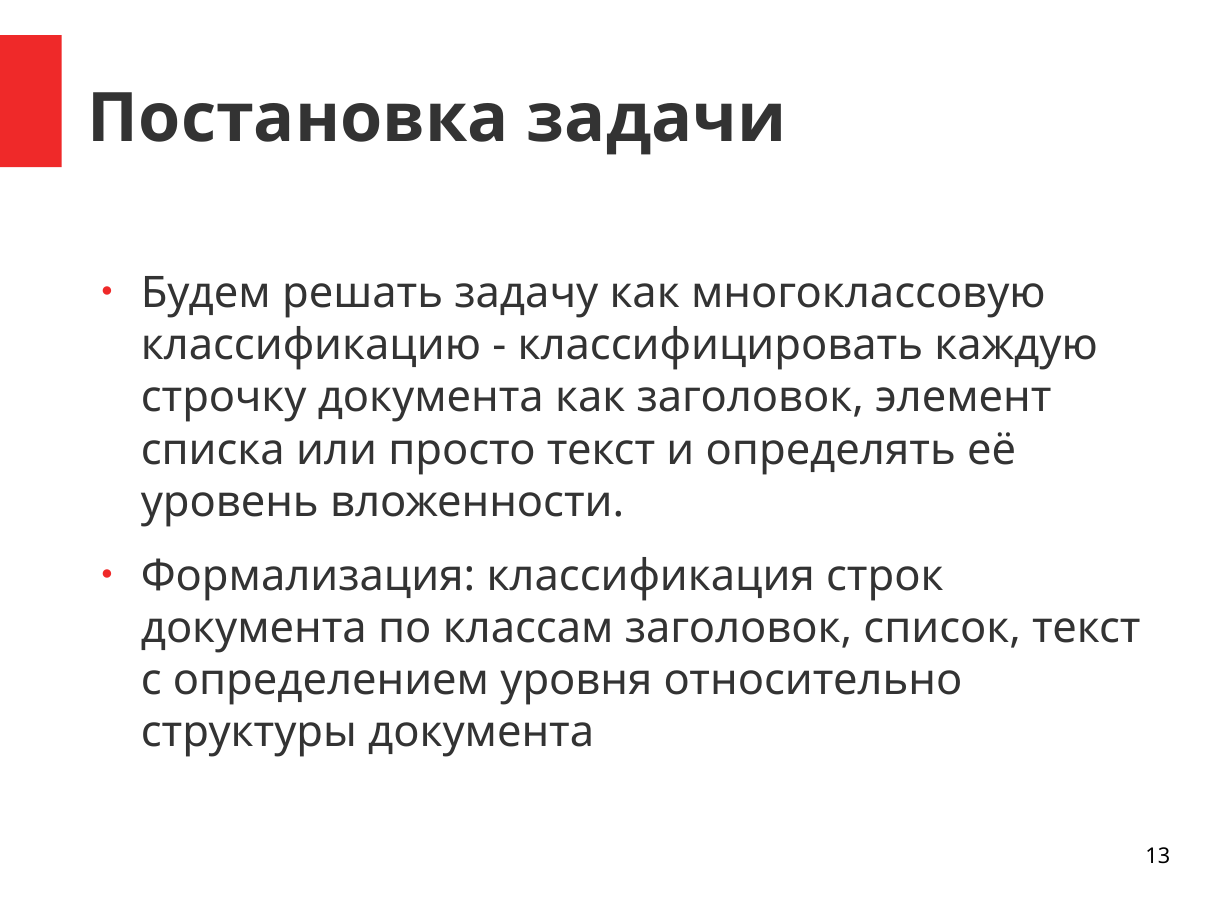
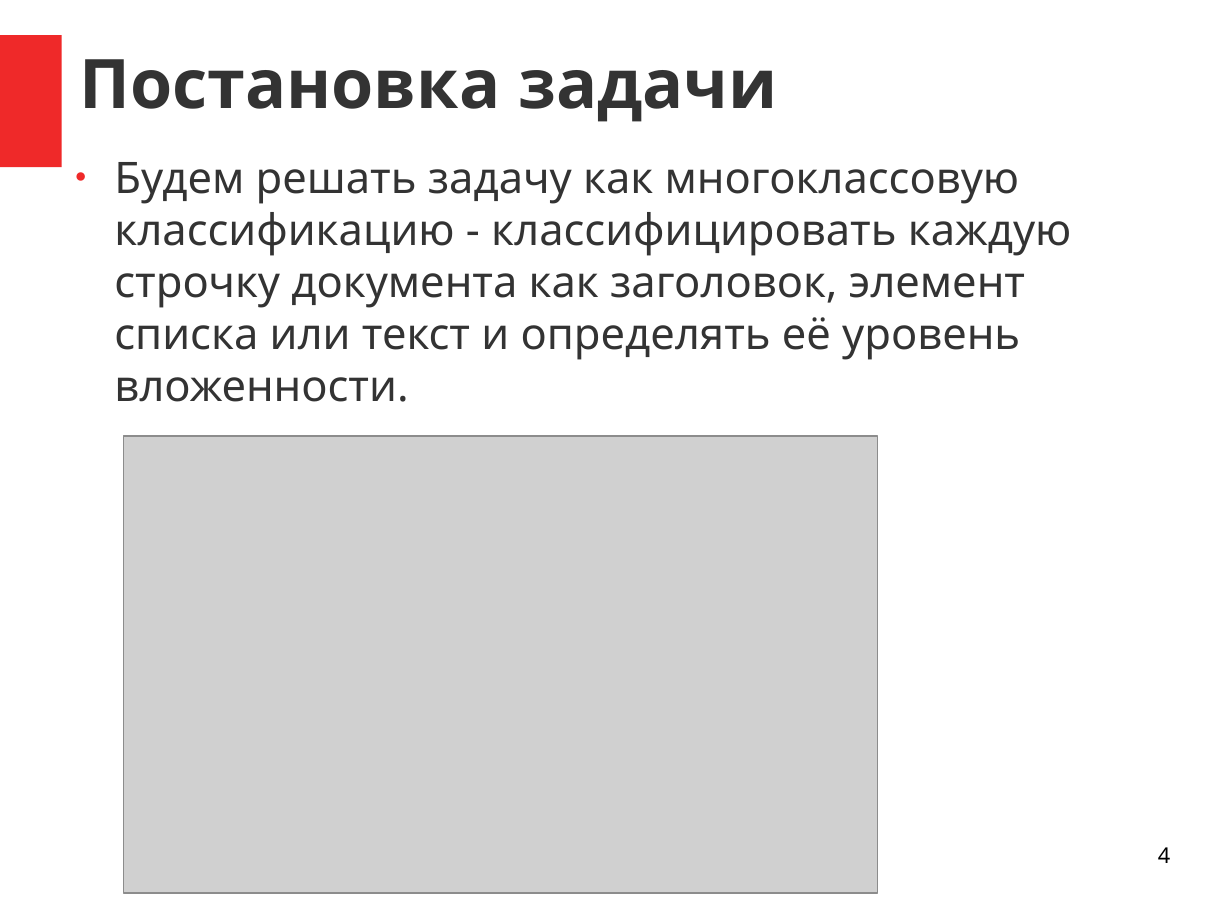
Before and after one commit to NastyBoget/document_structure_extraction, a slide deck: slide 4 of статьи/защита.odp (slide 13 before the commit). Drawn at 1232x924 pixels with LibreOffice and Linux fonts; fonts in the diff are those of the drawing; grey boxes stand for pictures. Boxes give left, top, right and bottom in pixels: in the first picture for what was removed or moved away, otherwise in the second. Text is boxed around its words. In the diff, an @@ line names an element or a change of style, - is before the commit and + after.

```diff
--- a/статьи/защита.odp
+++ b/статьи/защита.odp
@@ title "Постановка задачи" moved from (x1=88, y1=92, x2=787, y2=155) to (x1=79, y1=59, x2=778, y2=122) @@
@@ text at (x1=114, y1=162, x2=1072, y2=402): text changed @@
-● Будем решать задачу как многоклассовую классификацию - классифицировать каждую строчку документа как заголовок, элемент списка или просто текст и определять её уровень вложенности.
-● Формализация: классификация строк документа по классам заголовок, список, текст с определением уровня относительно структуры документа
+● Будем решать задачу как многоклассовую классификацию - классифицировать каждую строчку документа как заголовок, элемент списка или текст и определять её уровень вложенности.
@@ picture added at (x1=123, y1=436, x2=878, y2=893) @@
@@ page number at (x1=1158, y1=847, x2=1170, y2=863): text changed @@
-13
+4
```
Also in this commit, not shown: 8 other slides changed, 2 slides added, 4 slides removed, 5 other files.
